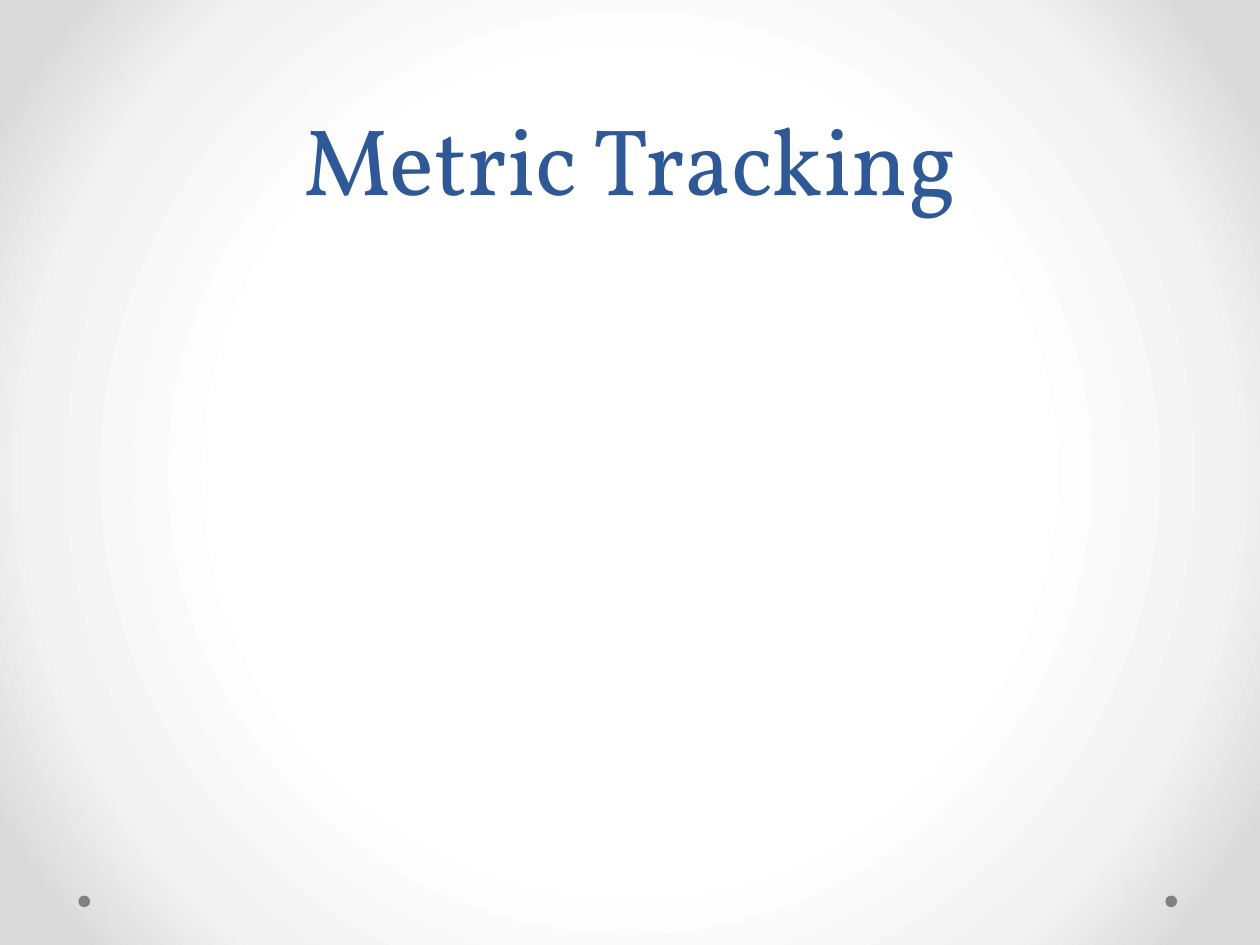
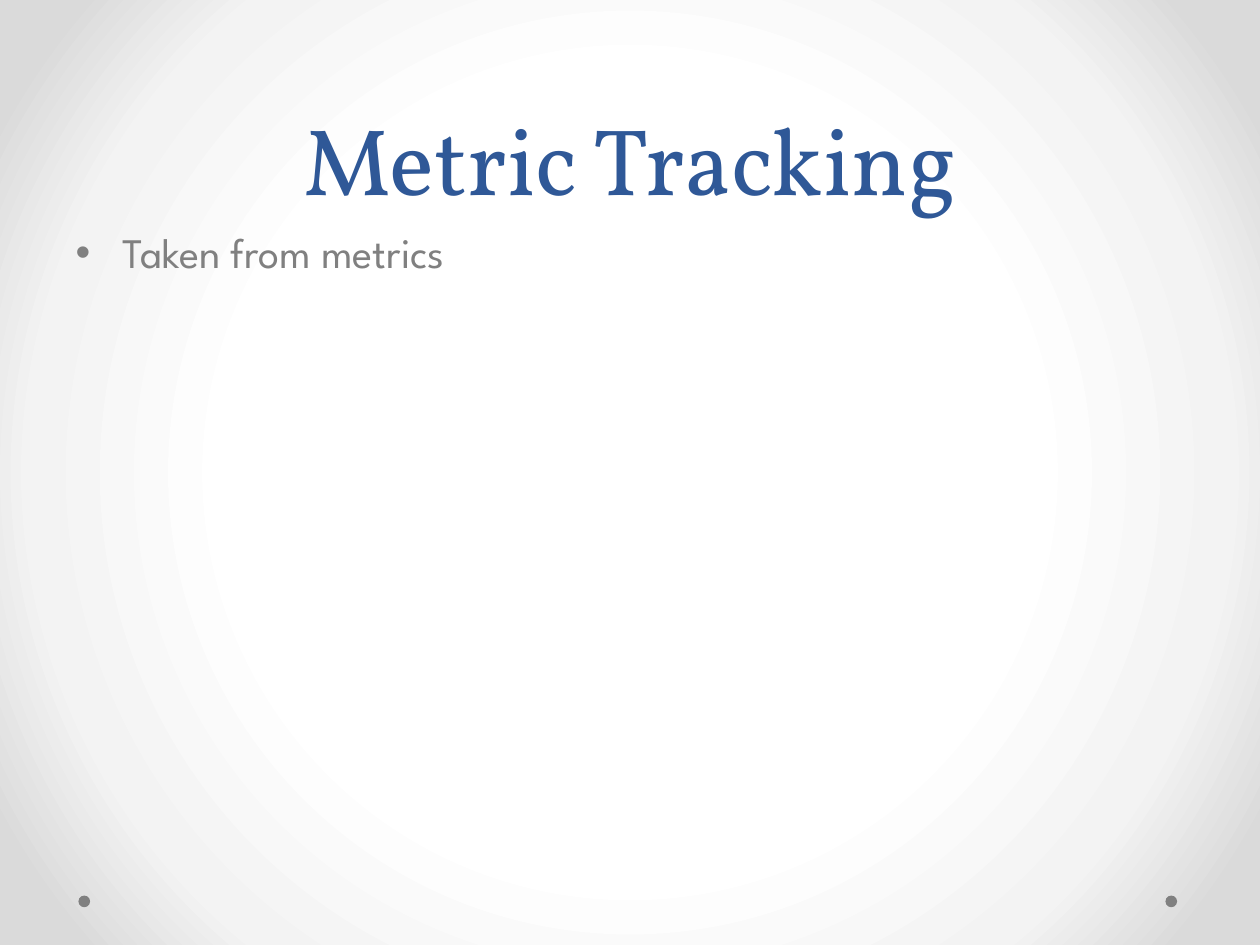
Before and after one commit to pohltm/Battle, a slide deck: slide 8 of Documents/Project Presentation/Battleship Project Presentation.pptx. Drawn at 1260x945 pixels with LibreOffice and Linux fonts; fonts in the diff are those of the drawing. Boxes give left, top, right and bottom in pixels: in the first picture for what was removed or moved away, otherwise in the second. Text is boxed around its words. In the diff, an @@ line names an element or a change of style, - is before the commit and + after.

```diff
--- a/Documents/Project Presentation/Battleship Project Presentation.pptx
+++ b/Documents/Project Presentation/Battleship Project Presentation.pptx
@@ text added at (123,238,444,269), 24 pt, text #808080 @@
+• Taken from metrics
```
Also in this commit, not shown: 7 other slides changed.
